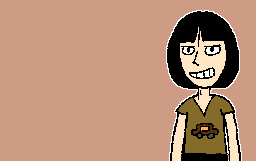
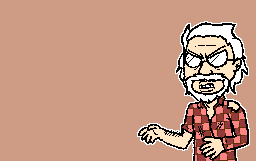
The second 256×161 image is a revision of the first. Changes to its layers:
added layer "drjeff" above "rapb" over [137,21,250,161]
hid "tanner" over [166,10,242,161]
